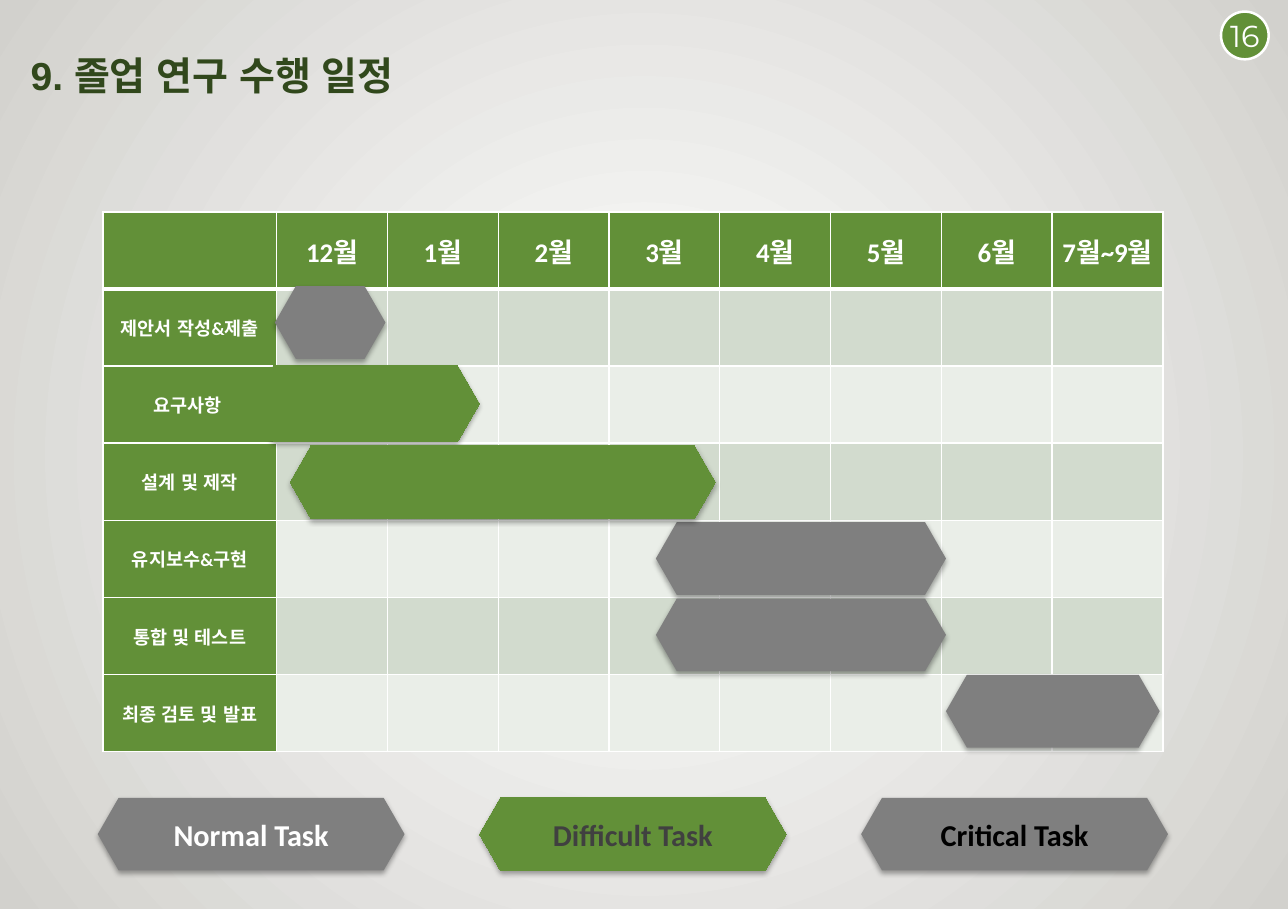
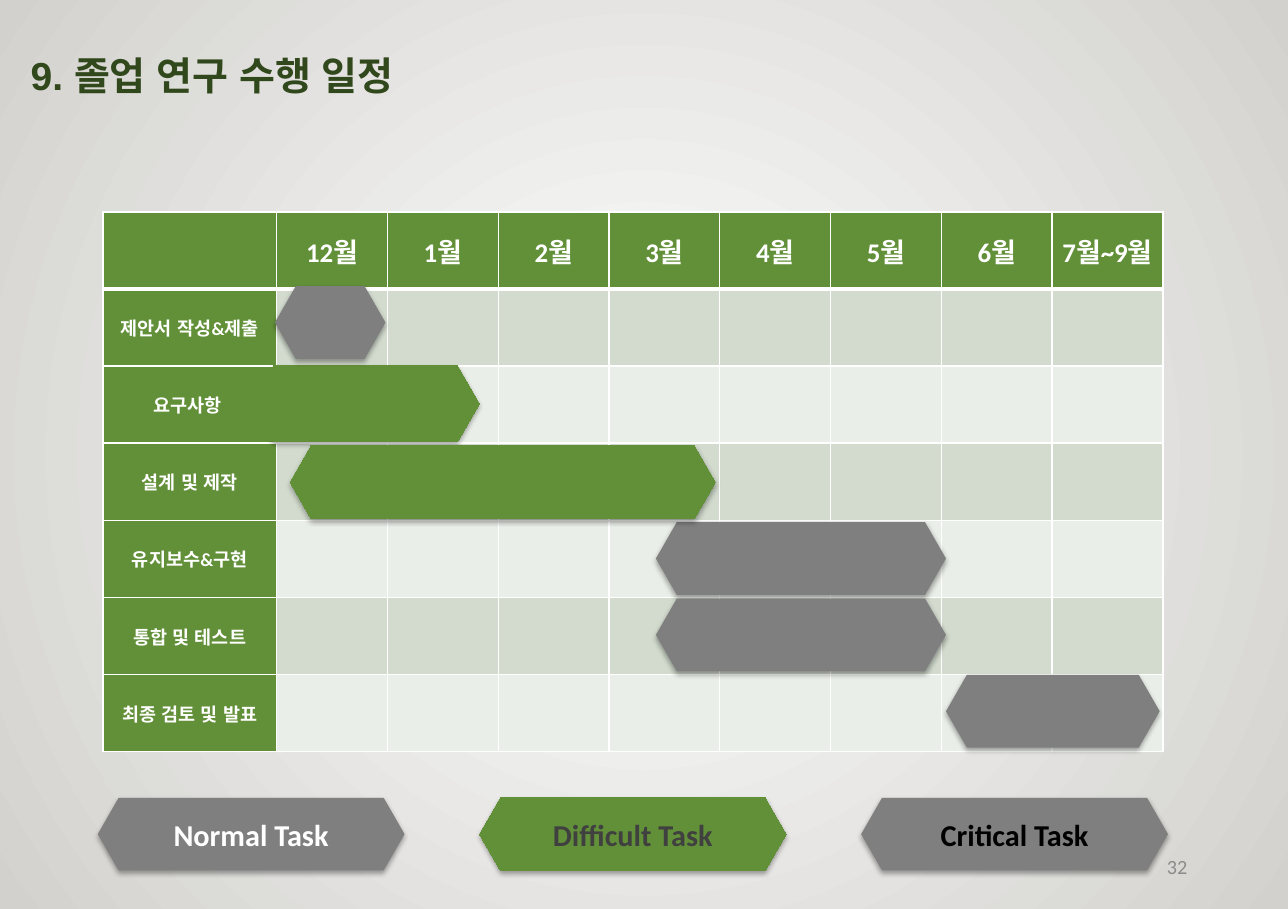
Before and after one commit to rimbong/Webengers, a slide deck: slide 32 of resources/졸작설계서.pptx (slide 17 before the commit). Drawn at 1288x909 pixels with LibreOffice and Linux fonts; fonts in the diff are those of the drawing; background and template pictures are left out. Boxes give left, top, right and bottom in pixels: in the first picture for what was removed or moved away, otherwise in the second. Text is boxed around its words. In the diff, an @@ line names an element or a change of style, - is before the commit and + after.

```diff
--- a/resources/졸작설계서.pptx
+++ b/resources/졸작설계서.pptx
@@ ellipse removed at [1221,12,1269,59] @@
-16
@@ page number added at [1167,861,1187,874], 12 pt, text #8C8C8C @@
+32
```
Also in this commit, not shown: 17 other slides changed, 17 slides added, 2 slides removed.
